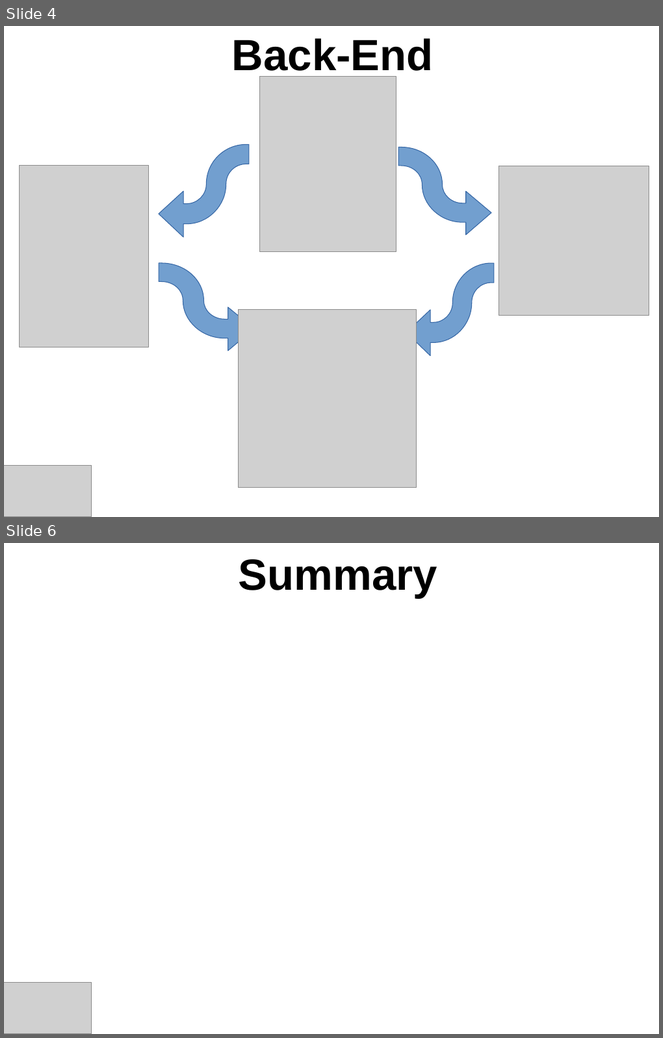
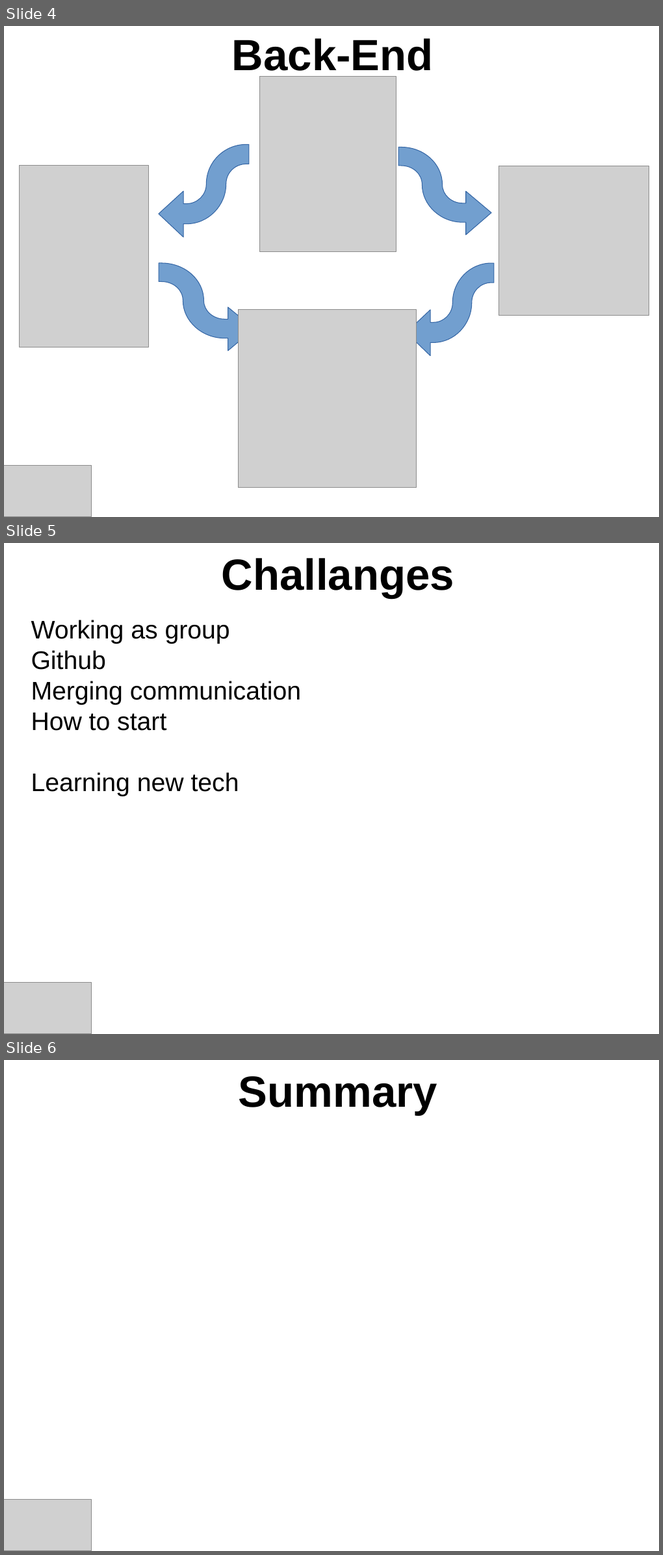
Before and after one commit to TonyDMorris/plunder-presentation, a slide deck: plunder.ppt. Shown one above the other, each under a label of ours: slides 4 and 6 before the commit, slides 4, 5 and 6 after it; the slides between them are not shown. The pictures are 663x1038 and 663x1555 pixels, drawn with LibreOffice and Linux fonts; fonts in the diff are those of the drawing; grey boxes stand for pictures; background and template pictures are left out. Boxes give left, top, right and bottom in pixels: in the first picture for what was removed or moved away, otherwise in the second. Text is boxed around its words. In the diff, an @@ line names an element or a change of style, - is before the commit and + after.

```diff
--- a/plunder.ppt
+++ b/plunder.ppt
@@ slide 5 added at (x1=4, y1=543, x2=659, y2=1034), background picture (left out) @@
@@ text added at (x1=222, y1=558, x2=454, y2=598), 48 pt, text #000000, bold @@
+Challanges
@@ text added at (x1=31, y1=620, x2=301, y2=797), 28 pt, text #000000 @@
+Working as group
+Github
+Merging communication
+How to start
+Learning new tech
@@ picture added at (x1=4, y1=982, x2=92, y2=1034) @@
```
Also in this commit, not shown: 2 slides changed, 1 slide removed, 1 other file.
